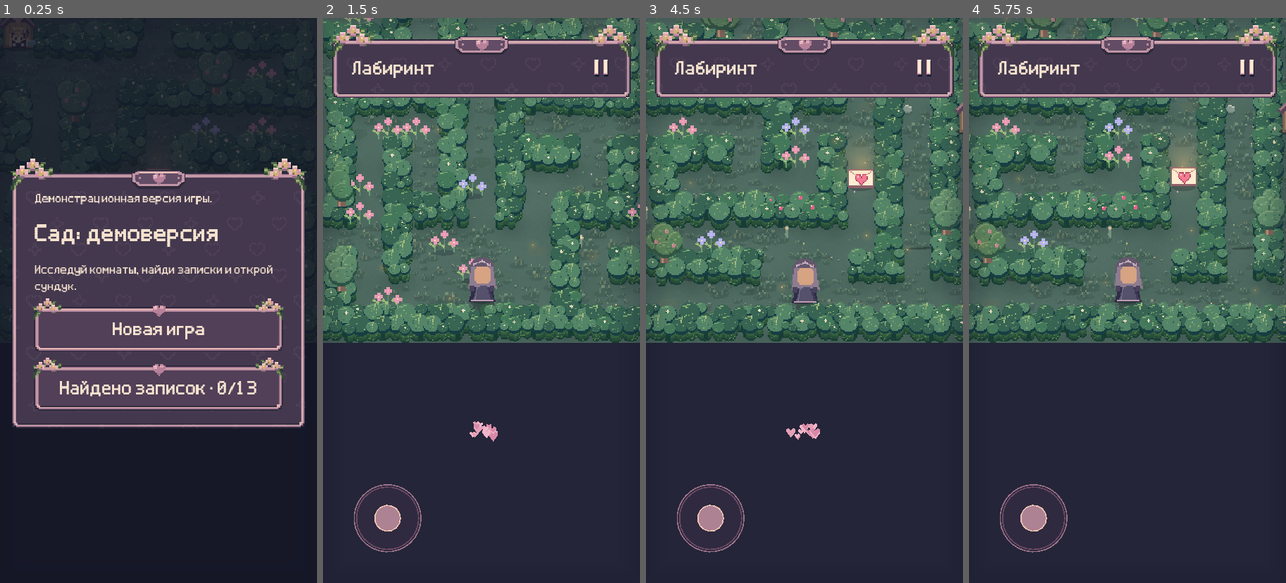
Above: before the commit, frames 1-4 (left to right).
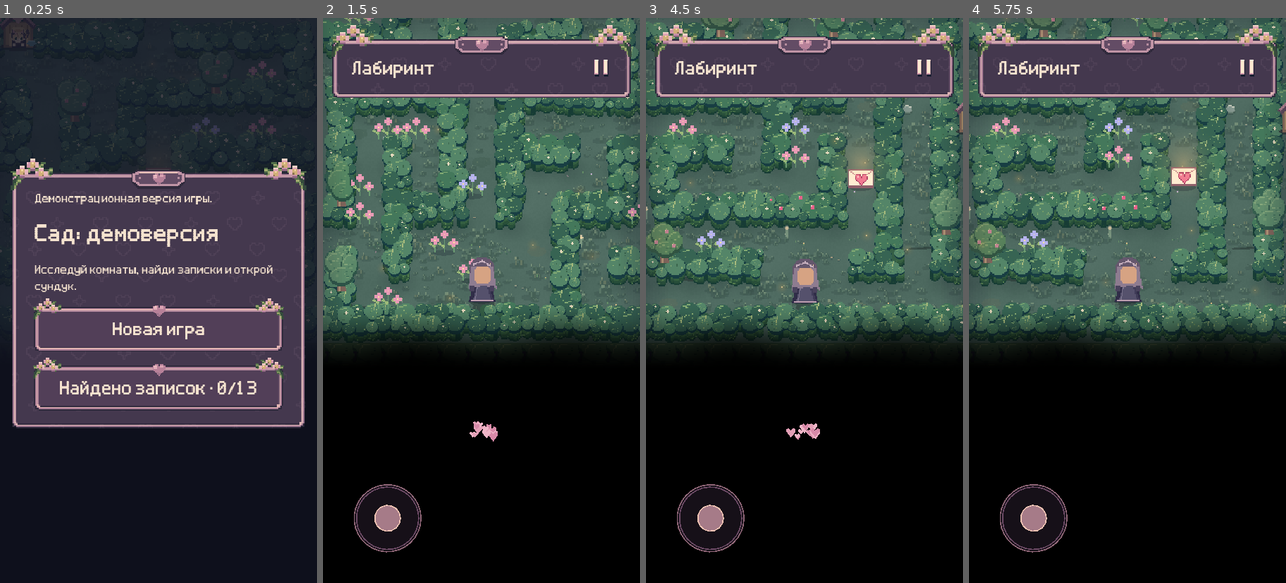
Above: after the commit, the same moments.

Repository: NQUAREx/dina-lovely
Game: Godot game, scene res://main.tscn
Same seed, same stepped clock (60 frames per second), same inputs: the game is played once before the commit and once after it. Sound files missing from this copy of the repository are replaced by a short silence.
Inputs (mouse positions are in pixels of both pictures, inside the frame that each line leads up to):
- Up to frame 1 (0.25 s): no input
- Up to frame 2 (1.5 s): click "Новая игра" at 0.5 s; click "Пойдём" at 1.25 s
- Up to frame 3 (4.5 s): click (924, 68) at 2 s; click "Новая игра" at 2.75 s; click "Начать новую историю" at 3.5 s; click "Пойдём" at 4.25 s
- Up to frame 4 (5.75 s): move the mouse to (1197, 272) at 5.02 s; click (1197, 272) at 5.17 s

The runs differ from the first frame. In frame 2, 45% of the frame differs, in the area x 0-100%, y 52-100%; in frame 3, 45%; in frame 4, 46%.

Commit message:
Add fading black boundary depth, reference chest and stump, and correct southeast grip

Diff:
--- a/assets/hand_grips.json
+++ b/assets/hand_grips.json
@@ -1 +1 @@
-{"0:0": [24.5, 33.0], "0:1": [24.5, 34.0], "0:2": [24.5, 33. …(657 unchanged characters)… 7.5, 32.5], "6:3": [7.5, 32.5], "7:0": [24.5, 32.5], "7:1": [24.5, 34.5], "7:2": [24.5, 32.5], "7:3": [24.5, 32.5]}
+{"0:0": [24.5, 33.0], "0:1": [24.5, 34.0], "0:2": [24.5, 33. …(657 unchanged characters)… 7.5, 32.5], "6:3": [7.5, 32.5], "7:0": [8.0, 31.0], "7:1": [8.0, 31.0], "7:2": [8.0, 31.0], "7:3": [8.0, 33.0]}
--- /dev/null
+++ b/scripts/boundary_backdrop.gd
@@ -0,0 +1,21 @@
+extends RefCounted
+var g:Node2D
+var textures:Dictionary={}
+func _init(game:Node2D):g=game
+func draw()->void:
+ var key:="wall_room%d_exposed"%g.level
+ if not textures.has(key):textures[key]=load("res://assets/"+key+".png")
+ var texture:Texture2D=textures[key]
+ var width:int=g.grid[0].length()
+ var height:int=g.grid.size()
+ for ring in [1,2]:
+  for y in range(5-ring,height-5+ring):
+   for x in range(-ring,width+ring):
+    if x>=0 and x<width and y>=5 and y<height-5:continue
+    var center:=15 if g.level==0 and y<5 else 13
+    if (y<5 and g.level<6 or y>=height-5 and g.level>0) and absi(x-center)<=2:continue
+    var p:Vector2=g.screen(Vector2(x+.5,y+.5)*48)
+    if not g.get_viewport_rect().grow(110).has_point(p):continue
+    var tint:=Color(.65,.65,.65,1)
+    g.draw_texture_rect_region(texture,Rect2(p+Vector2(-32,-70),Vector2(64,68)),Rect2(0,0,32,34),tint)
+    g.draw_texture_rect_region(texture,Rect2(p+Vector2(-32,-2),Vector2(64,36)),Rect2(0,34,32,30),tint)
--- /dev/null
+++ b/scripts/boundary_depth.gd
@@ -0,0 +1,32 @@
+extends ColorRect
+var g:Node2D
+func _ready()->void:
+ g=get_parent();mouse_filter=Control.MOUSE_FILTER_IGNORE
+ material=ShaderMaterial.new();material.shader=preload("res://shaders/boundary_depth.gdshader")
+ z_index=100
+func area(origin:Vector2,w:float,h:float,rects:Array[Vector4])->void:
+ var p:Vector2=g.screen(origin)
+ rects.append(Vector4(p.x,p.y,p.x+w,p.y+h))
+func _process(_delta:float)->void:
+ visible=not g.grid.is_empty()
+ if not visible:return
+ size=g.get_viewport_rect().size
+ var rects:Array[Vector4]=[]
+ var width:float=g.grid[0].length()*48
+ var height:float=g.grid.size()*48
+ area(Vector2(-48,4*48),width+96,height-8*48,rects)
+ for next in [g.level-1,g.level+1]:
+  if next<0 or next>6 or not g.room_cache.has(next):continue
+  var grid:Array=g.room_cache[next].grid
+  var nw:float=grid[0].length()*48;var nh:float=grid.size()*48
+  var north:bool=next>g.level
+  var current_center:float=(15.5 if g.level==0 else 13.5)*48 if north else 13.5*48
+  var other_center:float=13.5*48 if north else (15.5 if next==0 else 13.5)*48
+  var origin:=Vector2(current_center-other_center,-nh if north else height)
+  area(origin+Vector2(-48,4*48),nw+96,nh-8*48,rects)
+  # One shared corridor, including both room-coordinate halves.
+  area(Vector2(current_center-120,-5*48 if north else height-5*48),240,10*48,rects)
+ material.set_shader_parameter("area_count",rects.size())
+ while rects.size()<7:rects.append(Vector4(-10000,-10000,-10000,-10000))
+ material.set_shader_parameter("areas",rects)
+ material.set_shader_parameter("view_size",size)
--- a/scripts/game.gd
+++ b/scripts/game.gd
@@ -26,6 +26,7 @@
 var companion:=preload("res://scripts/cat_companion.gd").new(self)
 var weapon_crates:=preload("res://scripts/weapon_crates.gd").new(self)
 var scene_fx:=preload("res://scripts/scene_fx.gd").new(self)
+var boundary_backdrop:=preload("res://scripts/boundary_backdrop.gd").new(self)
 var earth_boundary:=preload("res://scripts/earth_boundary.gd").new(self)
 var gate_junctions:=preload("res://scripts/gate_junctions.gd").new(self)
 var dig_quest := preload("res://scripts/dig_quest.gd").new(self)
@@ -225,6 +226,9 @@
 	title_font.fallbacks = [preload("res://assets/symbols.ttf")]
 	setup_audio()
 	setup_fog()
+	var boundary_depth:=ColorRect.new()
+	boundary_depth.set_script(preload("res://scripts/boundary_depth.gd"))
+	add_child(boundary_depth)
 	setup_ui()
 	var target := clampi(int(save_data.level),0,6) if save_data.started else 0
 	if OS.has_feature("web"):await prepare_rooms_web(target, false)
@@ -2358,6 +2362,7 @@
 
 func _draw_world() -> void:
 	if grid.is_empty(): return
+	boundary_backdrop.draw()
 	var view := get_viewport_rect().size
 	var from := Vector2i((camera-view/2)/TILE)-Vector2i(2,3)
 	var to := Vector2i((camera+view/2)/TILE)+Vector2i(3,4)
@@ -3863,7 +3868,7 @@
 	return -rifle_kick_dir*rifle_kick+Vector2(sin(time*9)*1.2 if moving else 0,sin(time*3)*1.4 if not moving else -absf(sin(time*12))*3)
 
 func hand_is_behind()->bool:
-	return visual_facing() in [0,1,4,6]
+	return visual_facing() in [0,1,4,6,7]
 
 func right_hand_position()->Vector2:
 	var face:=visual_facing();var frame:=player_walk_frame()
--- /dev/null
+++ b/shaders/boundary_depth.gdshader
@@ -0,0 +1,16 @@
+shader_type canvas_item;
+render_mode unshaded;
+uniform vec2 view_size=vec2(540,960);
+uniform vec4 areas[7];
+uniform int area_count=0;
+float inside_rect(vec2 p,vec4 r){return min(min(p.x-r.x,r.z-p.x),min(p.y-r.y,r.w-p.y));}
+void fragment(){
+ vec2 p=UV*view_size;
+ float depth=-10000.;
+ for(int i=0;i<7;i++){if(i>=area_count)break;depth=max(depth,inside_rect(p,areas[i]));}
+ // Broad irregular wisps obscure the rectangular outer limit; the outside
+ // remains fully black. This overlay never darkens HUD or menu controls.
+ float wisps=sin(p.x*.025+p.y*.013)*5.+sin(p.y*.047-p.x*.018)*3.;
+ float reveal=smoothstep(0.,120.,max(0.,depth)+wisps*smoothstep(0.,20.,depth));
+ COLOR=vec4(0.,0.,0.,1.-reveal);
+}
--- /dev/null
+++ b/tests/right_hand_diagonals.gd
@@ -0,0 +1,14 @@
+extends SceneTree
+func _initialize():call_deferred('run')
+func run():
+ var g=load('res://main.tscn').instantiate();root.add_child(g);await process_frame
+ g.new_game();g.clear_modal();g.set_process(false);g.set_physics_process(false);g.hide()
+ for facing in [Vector2(1,-1),Vector2(1,1)]:
+  g.walk_facing=facing;g.moving=false
+  for tool in ['can','rake','fertilizer','shovel','flashlight','axe','shears','drill','quest_axe','pickaxe']:
+   g.held_item=tool
+   var pose=g.held_tool_pose()
+   assert(pose.hand.x>g.player.x if facing.y<0 else pose.hand.x<g.player.x)
+  if facing.y>0:assert(g.hand_is_behind())
+ print('PASS ten tools use anatomical right hand on both rightward diagonals')
+ quit()
Binary file changed: assets/atlas.png
Binary file changed: assets/iron_weapon_crates.png
Binary file changed: assets/quest_tree_damage1_trunk.png
Binary file changed: assets/quest_tree_damage2_trunk.png
Binary file changed: assets/quest_tree_damage3_trunk.png
Binary file changed: assets/quest_tree_damage4_trunk.png
Binary file changed: assets/quest_tree_damage5_trunk.png
Binary file changed: assets/quest_tree_damage6_trunk.png
Binary file changed: assets/quest_tree_trunk.png
Not shown, added: scripts/boundary_backdrop.gd.uid
Not shown, added: scripts/boundary_depth.gd.uid
Not shown, added: shaders/boundary_depth.gdshader.uid
(and 5 more such lines)
